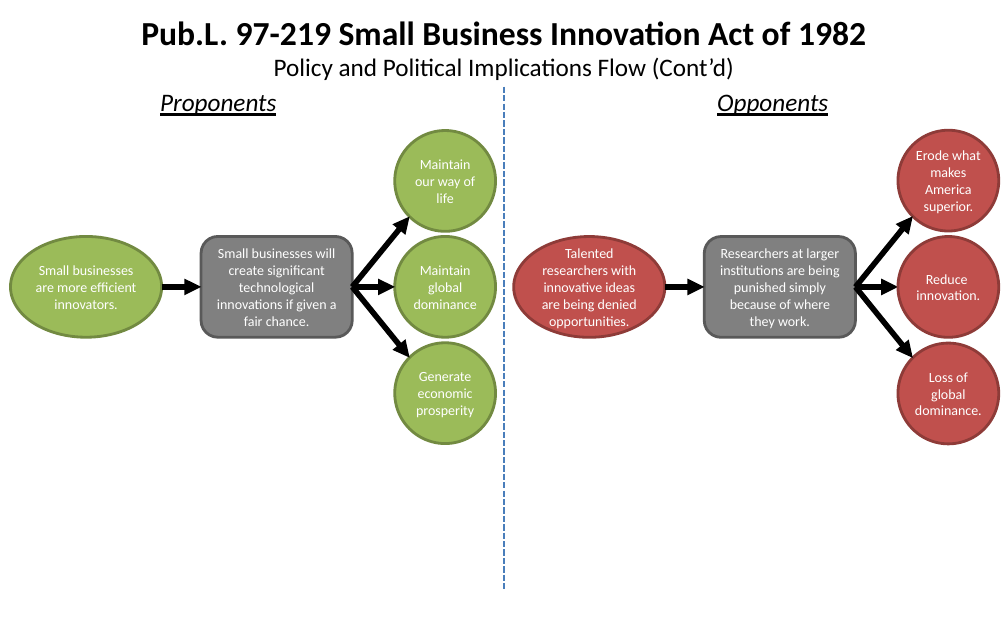
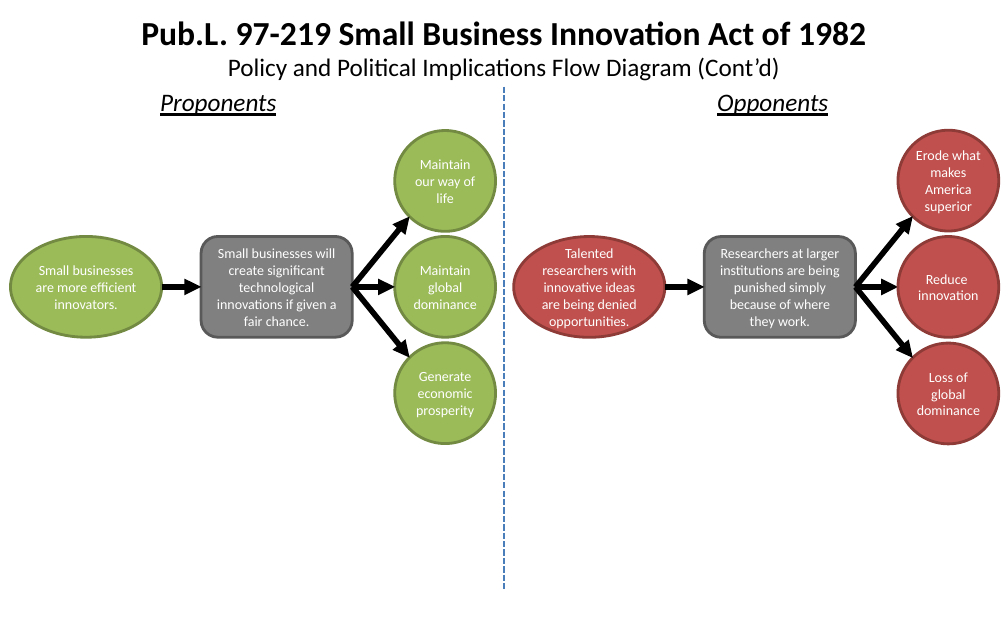
Before and after one commit to SLU-Courses-Townes/POLS6310, a slide deck: slide 4 of Assignments/Townes_POLS6310_Spring2019_Assignment01.pptx. Drawn at 1008x630 pixels with LibreOffice and Linux fonts; fonts in the diff are those of the drawing. Boxes give left, top, right and bottom in pixels: in the first picture for what was removed or moved away, otherwise in the second. Text is boxed around its words. In the diff, an @@ line names an element or a change of style, - is before the commit and + after.

```diff
--- a/Assignments/Townes_POLS6310_Spring2019_Assignment01.pptx
+++ b/Assignments/Townes_POLS6310_Spring2019_Assignment01.pptx
@@ text at (228, 57, 779, 81): text changed @@
-Policy and Political Implications Flow (Cont’d)
+Policy and Political Implications Flow Diagram (Cont’d)
@@ text in ellipse at (916, 150, 981, 213): text changed @@
-Erode what makes America superior.
+Erode what makes America superior
@@ text in ellipse at (918, 274, 978, 300): text changed @@
-Reduce innovation.
+Reduce innovation
@@ text in ellipse at (917, 372, 980, 415): text changed @@
-Loss of global dominance.
+Loss of global dominance
```
Also in this commit, not shown: 2 other slides changed, 1 other file.
